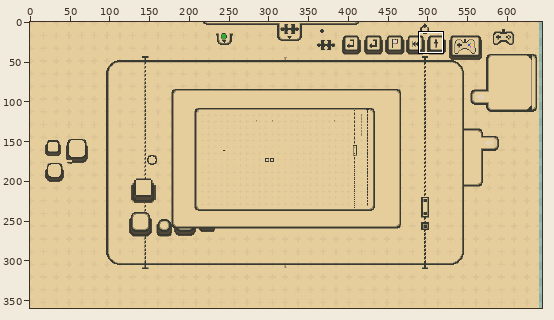
One commit to this pixel-art file: Textures/Background/full_background.aseprite. The picture above shows the old version from afar; the outline marks the close-up.
Close-up. The starting point:
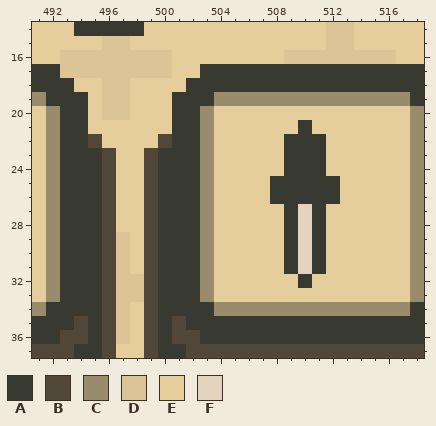
736x360 pixels, 1 frame. Colours within 5 levels of each other are drawn and written as one. Shown: x 491..518, y 14..37. The wide view leaves out empty margins.
Visible layers, top first: "MiniInteractions", "MiniStateLines", "MiniGridOutline", "MiniGrid", "MiniDiagram", "MiniDiagramContainer", "Layer 1", "Buttons", "EquationTab", "Interactions", "StateLines", "GridArea", "PullOutTab", "MiddleLine", "GridOutline", "Background #2".
Palette (. is transparent): A #383930  B #514738  C #998c6d  D #dbc495  E #e6cd9c  F #e3d3c0
Pixels before, first column x 491:
14 EEEAAAAAEEEEEEEEEEEEEDDEEEEE
15 EEEEEDDEEEEEEEEEEEEEEDDEEEEE
16 EEDDDDDDDDEEEEEEEEDDDDDDDDEE
17 AADDDDDDDDEEAAAAAAAAAAAAAAAA
18 AAAEEDDEEEEAAAAAAAAAAAAAAAAA
19 CAAAEDDEEEAAACCCCCCCCCCCCCCA
20 ECAAEDDEEEAACEEEEEEEEEEEEEEC
21 ECAAEEEEEEAACEEEEEEAEEEEEEEC
22 ECAABEEEEBAACEEEEEAAAEEEEEEC
23 ECAAABEEBAAACEEEEEAAAEEEEEEC
24 ECAAABEEBAAACEEEEEAAAEEEEEEC
25 ECAAABEEBAAACEEEEAAAAAEEEEEC
26 ECAAABEEBAAACEEEEAAAAAEEEEEC
27 ECAAABEEBAAACEEEEEAFAEEEEEEC
28 ECAAABEEBAAACEEEEEAFAEEEEEEC
29 ECAAABDEBAAACEEEEEAFAEEEEEEC
30 ECAAABDEBAAACEEEEEAFAEEEEEEC
31 ECAAABDEBAAACEEEEEAFAEEEEEEC
32 ECAAABDDBAAACEEEEEEAEEEEEEEC
33 ECAAABDDBAAACEEEEEEEEEEEEEEC
34 CAAAABDEBAAAACCCCCCCCCCCCCCA
35 AAABABDEBABAAAAAAAAAAAAAAAAA
36 AABBABDEBABBAAAAAAAAAAAAAAAA
37 BBBAABEEBAABBBBBBBBBBBBBBBBB
Once edited:
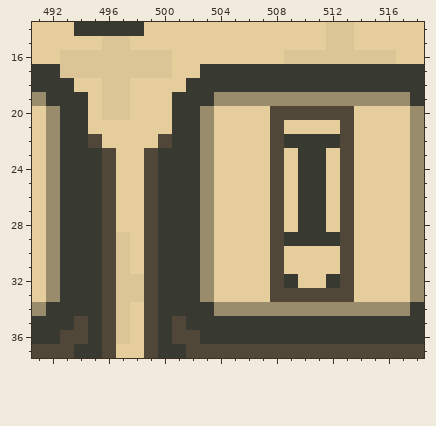
From old to new:
Layer "Layer 1":
y 20: x 508..513 EEEEEE -> BBBBBB
y 21: x 508 E -> B; x 510 A -> E; x 513 E -> B
y 22: x 508 E -> B; x 512..513 EE -> AB
y 23..24: x 508..509 EA -> BE; x 513 E -> B
y 25..26: x 508..509 AA -> BE; x 512..513 AE -> EB
y 27..28: x 508..510 EAF -> BEA; x 513 E -> B
y 29: x 508 E -> B; x 510 F -> A; x 512..513 EE -> AB
y 30..31: x 508..511 EAFA -> BEEE; x 513 E -> B
y 32: x 508..510 EEA -> BAE; x 512..513 EE -> AB
y 33: x 508..513 EEEEEE -> BBBBBB
